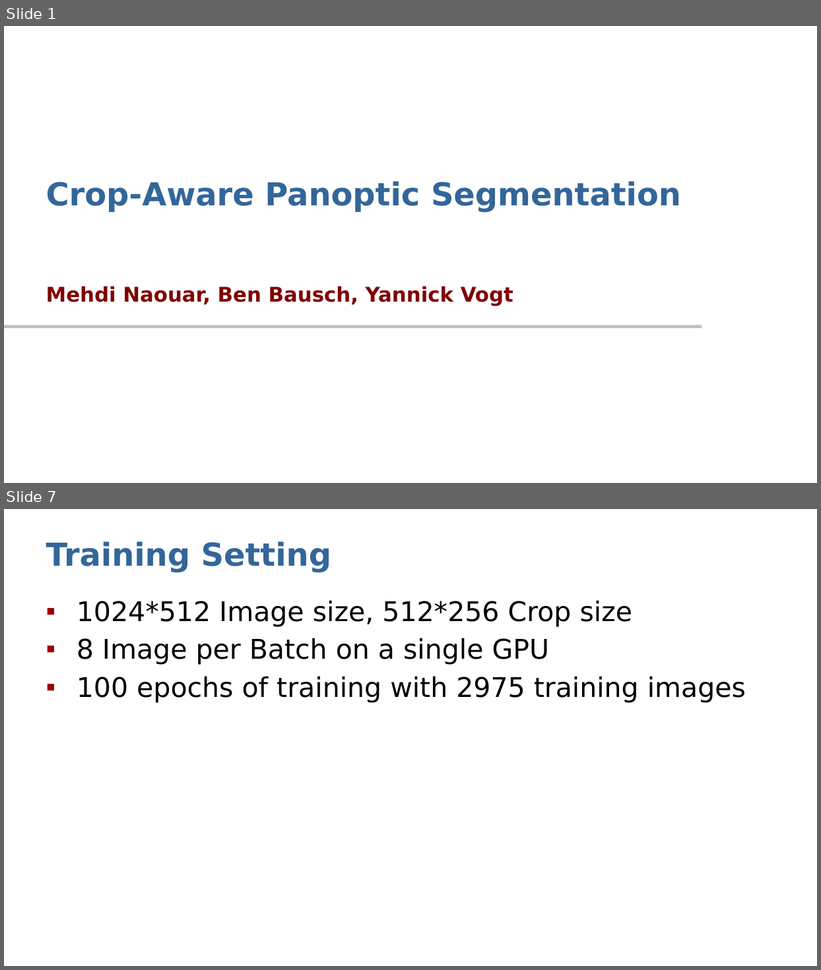
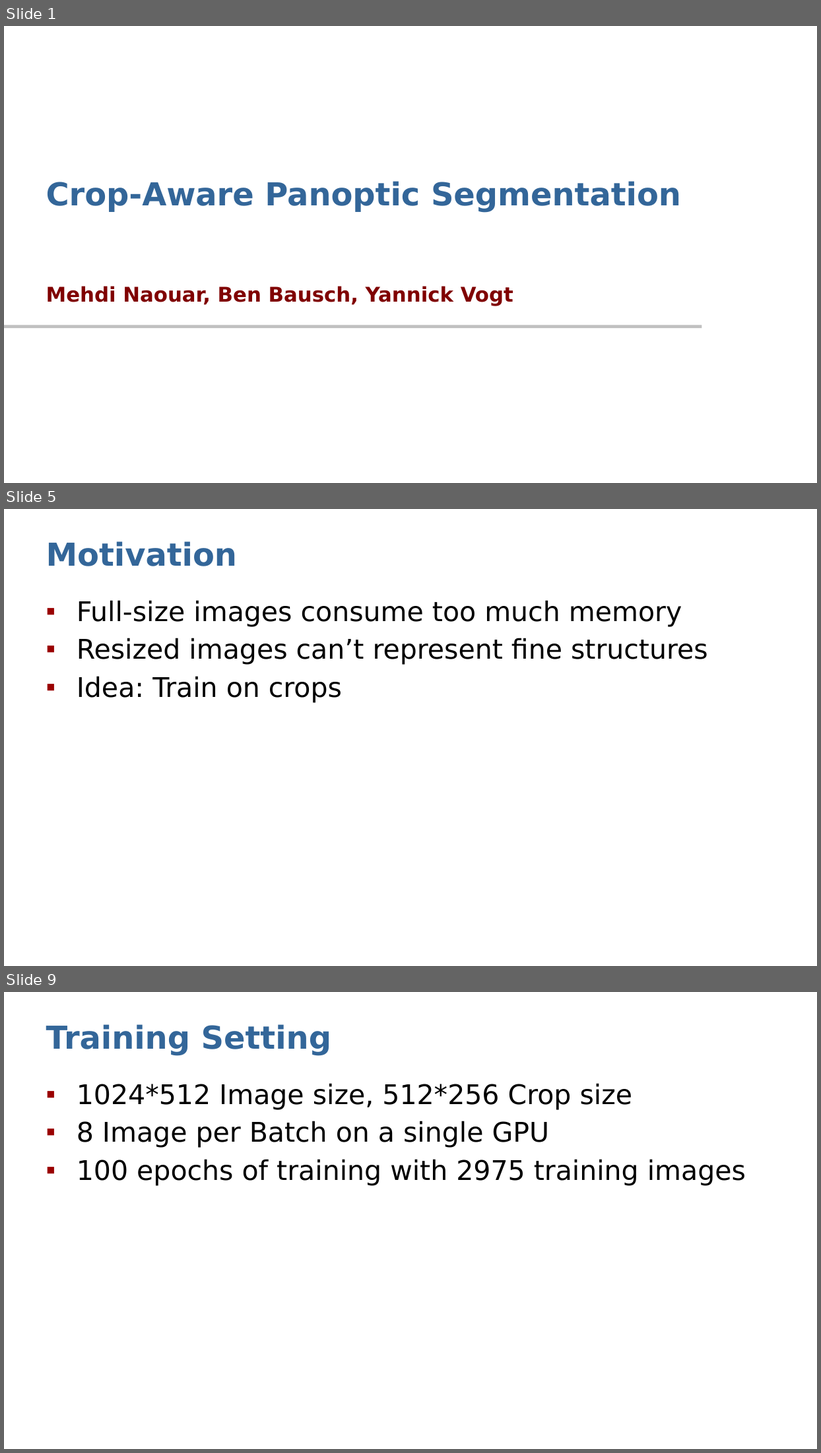
Before and after one commit to Dystron/Forked_EfficientPS, a slide deck: Crop-Aware Panoptic Segmentation.pptx. Shown one above the other, each under a label of ours: slides 1 and 7 before the commit, slides 1, 5 and 9 after it; the slides between them are not shown. The pictures are 821x970 and 821x1453 pixels, drawn with LibreOffice and Linux fonts; fonts in the diff are those of the drawing; background and template pictures are left out. Boxes give left, top, right and bottom in pixels: in the first picture for what was removed or moved away, otherwise in the second. Text is boxed around its words. In the diff, an @@ line names an element or a change of style, - is before the commit and + after.

```diff
--- a/Crop-Aware Panoptic Segmentation.pptx
+++ b/Crop-Aware Panoptic Segmentation.pptx
@@ slide 5 added at [4,509,817,966], background #FFFFFF @@
@@ title added at [46,541,237,566], 28 pt, text #336699, bold @@
+Motivation
@@ text added at [77,600,708,703], 24 pt, text #000000 @@
+▪ Full-size images consume too much memory
+▪ Resized images can’t represent fine structures
+▪ Idea: Train on crops
@@ what was slide 7 is now slide 9 @@
```
Also in this commit, not shown: 7 slides changed, 2 other slides added.
